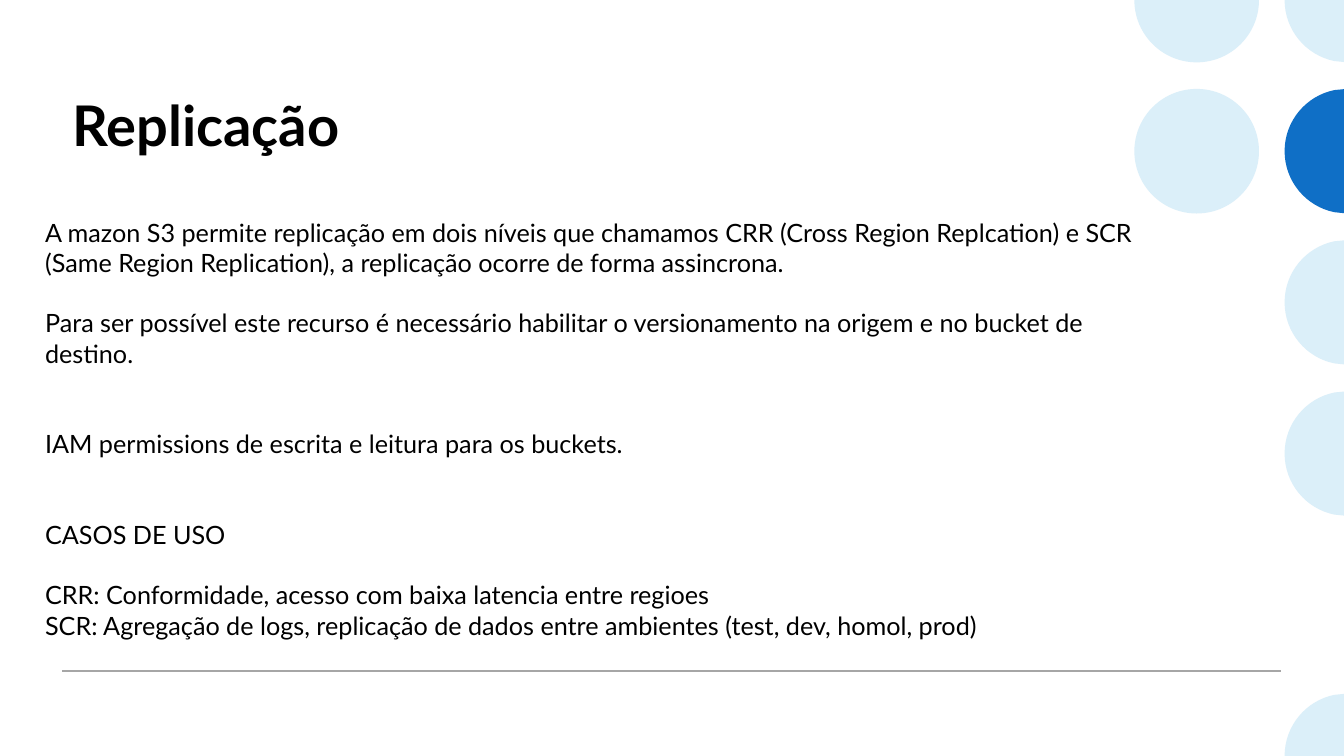
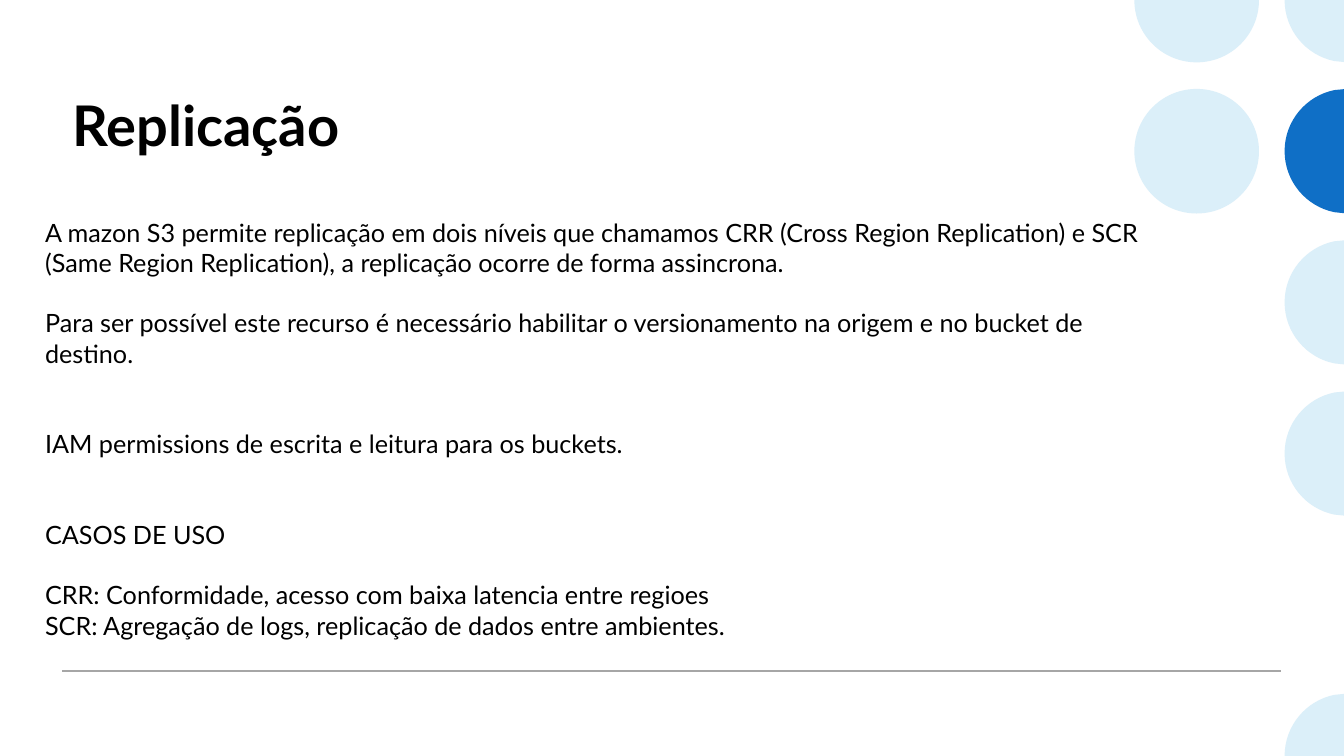
Before and after one commit to alanmourad/docs-aws, a slide deck: slide 12 of aws_work3_s3.pptx (slide 9 before the commit). Drawn at 1344x756 pixels with LibreOffice and Linux fonts; fonts in the diff are those of the drawing. Boxes give left, top, right and bottom in pixels: in the first picture for what was removed or moved away, otherwise in the second. Text is boxed around its words. In the diff, an @@ line names an element or a change of style, - is before the commit and + after.

```diff
--- a/aws_work3_s3.pptx
+++ b/aws_work3_s3.pptx
@@ text at [45,222,1138,276]: text changed @@
-A mazon S3 permite replicação em dois níveis que chamamos CRR (Cross Region Replcation) e SCR (Same Region Replication), a replicação ocorre de forma assincrona.
+A mazon S3 permite replicação em dois níveis que chamamos CRR (Cross Region Replication) e SCR (Same Region Replication), a replicação ocorre de forma assincrona.
@@ text at [45,616,725,639]: text changed @@
-SCR: Agregação de logs, replicação de dados entre ambientes (test, dev, homol, prod)
+SCR: Agregação de logs, replicação de dados entre ambientes.
```
Also in this commit, not shown: 12 other slides changed, 5 slides added.
